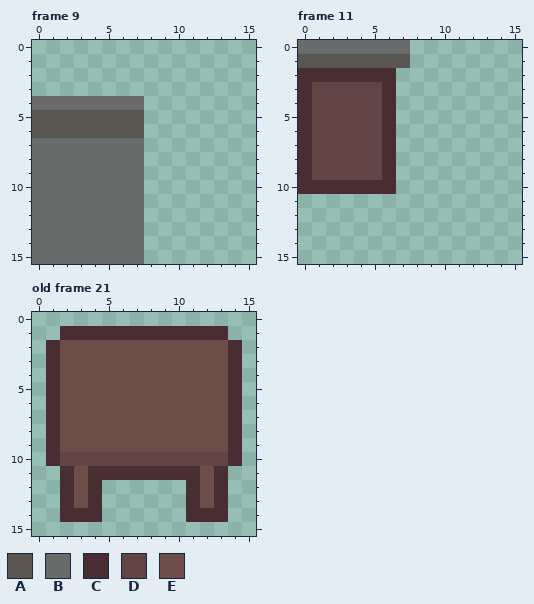
Pixel-art file -- art/tilemap.aseprite. Above is the file before it was changed.
16x16 pixels, 25 frames. Colours within 5 levels of each other are drawn and written as one. Shown: frame 9, frame 11, old frame 21. The commit also changed other frames, which this record leaves out.
Palette (. is transparent): A #595652  B #696a6a  C #482d32  D #614443  E #6d4e48
Pixels before, frame 9, first column x 0:
 4 BBBBBBBB
 5 AAAAAAAA
 6 AAAAAAAA
 7 BBBBBBBB
 8 BBBBBBBB
 9 BBBBBBBB
10 BBBBBBBB
11 BBBBBBBB
12 BBBBBBBB
13 BBBBBBBB
14 BBBBBBBB
15 BBBBBBBB
Pixels before, frame 11, first column x 0:
 0 BBBBBBBB
 1 AAAAAAAA
 2 CCCCCCC.
 3 CDDDDDC.
 4 CDDDDDC.
 5 CDDDDDC.
 6 CDDDDDC.
 7 CDDDDDC.
 8 CDDDDDC.
 9 CDDDDDC.
10 CCCCCCC.
Pixels before, old frame 21, first column x 1:
 1 .CCCCCCCCCCCC.
 2 CEEEEEEEEEEEEC
 3 CEEEEEEEEEEEEC
 4 CEEEEEEEEEEEEC
 5 CEEEEEEEEEEEEC
 6 CEEEEEEEEEEEEC
 7 CEEEEEEEEEEEEC
 8 CEEEEEEEEEEEEC
 9 CEEEEEEEEEEEEC
10 CDDDDDDDDDDDDC
11 .CECCCCCCCCEC.
12 .CEC......CEC.
13 .CEC......CEC.
14 .CCC......CCC.
Now the later version:
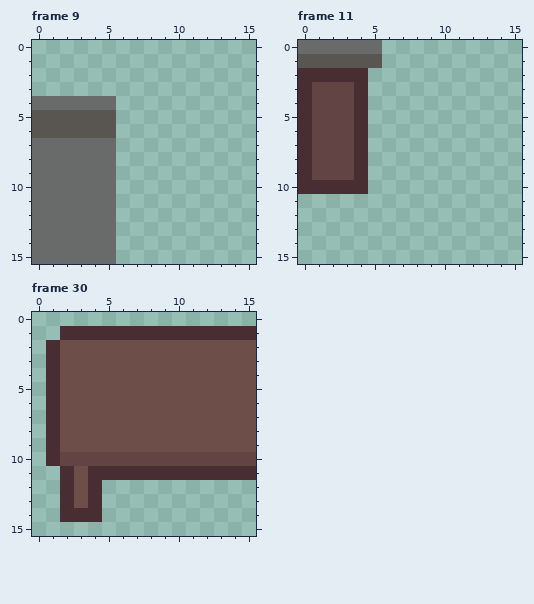
A new or re-ordered frame is compared with the old frame closest to it.
Diff:
frames 25 -> 30
Changed rows in their new state; - is an unchanged pixel.
Frame 9:
first column x 6:
 4 ..
 5 ..
 6 ..
 7 ..
 8 ..
 9 ..
10 ..
11 ..
12 ..
13 ..
14 ..
15 ..
Frame 11:
first column x 4:
 0 --..
 1 --..
 2 -..-
 3 C..-
 4 C..-
 5 C..-
 6 C..-
 7 C..-
 8 C..-
 9 C..-
10 -..-
Frame 30 is new; against old frame 21:
first column x 11:
 1 ---CC
 2 ---EE
 3 ---EE
 4 ---EE
 5 ---EE
 6 ---EE
 7 ---EE
 8 ---EE
 9 ---EE
10 ---DD
11 -C-CC
12 ...--
13 ...--
14 ...--
Boxes around the changes in both pictures, in picture pixels (x1, y1, x2, y2):
erased: (116, 96, 144, 264)
changed: (354, 40, 410, 194)
changed: (186, 326, 256, 522)
